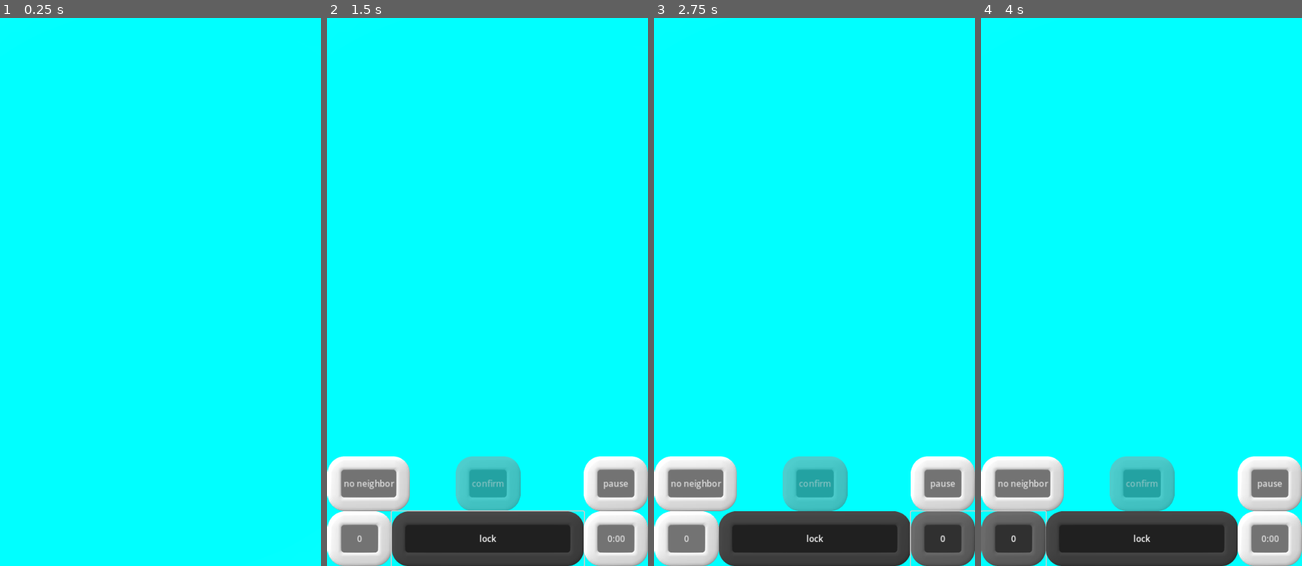
Above: before the commit, frames 1-4 (left to right).
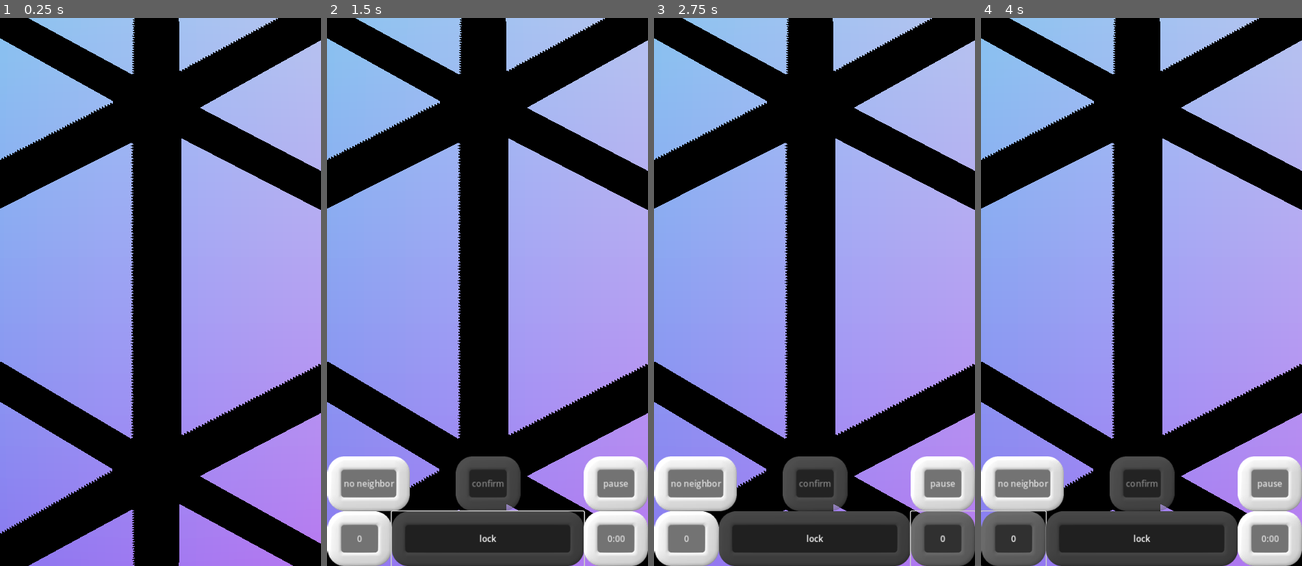
Above: after the commit, the same moments.

Repository: WalynC/sphereSweeperGodot
Game: Godot game, scene res://mainScenes/game.tscn
Same seed, same stepped clock (60 frames per second), same inputs: the game is played once before the commit and once after it.
Inputs:
- Up to frame 1 (0.25 s): no input
- Up to frame 2 (1.5 s): click "0" at 0.5 s; click "lock" at 1.25 s
- Up to frame 3 (2.75 s): click "0:00" at 2 s
- Up to frame 4 (4 s): click "0" at 2.75 s; click "0" at 3.5 s

The runs differ from the first frame. In frame 1, 100% of the frame differs, in the area x 0-100%, y 0-100%; in frame 2, 86%; in frame 3, 86%; in frame 4, 86%.
Error before the commit: Parse Error: Identifier "vertices" not declared in the current scope. (res://scripts/Triangle.gd:46)

Commit message:
Fixed incorrect variable name

Diff:
--- a/scripts/Triangle.gd
+++ b/scripts/Triangle.gd
@@ -43,7 +43,7 @@
 			ChangeIcon(0,4,gm)
 		else:
 			for i in range(0,3):
-				gm.board.colors[vertIndices[i]] = VisualTheme.instance.GetClearedColor(vertices[i])
+				gm.board.colors[vertIndices[i]] = VisualTheme.instance.GetClearedColor(vertIndices[i])
 			var count = mineCount
 			if (count > 0):
 				var y = 4
